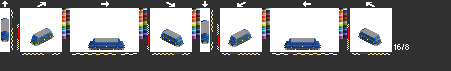
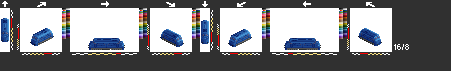
The second 451 x 71 image is a revision of the first. Changes to its layers:
hid "lj1" over [1, 19, 381, 50]
painted on "mx" over [91, 49, 318, 50]
